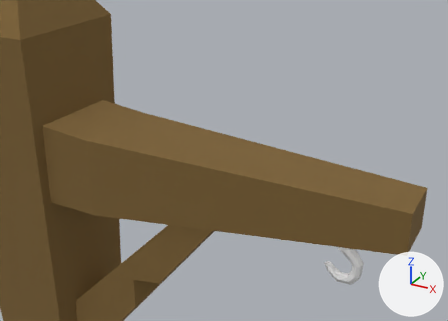
Two versions of the glTF model assets/models/lamp_post_2.glb, one commit apart.
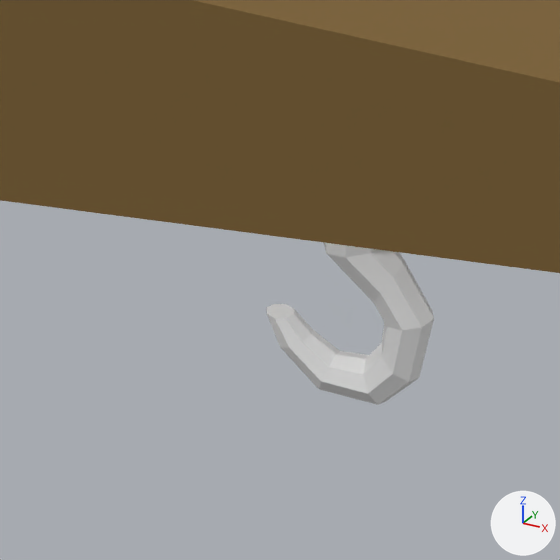
Old and new are each drawn from a camera (50 mm lens) standing at (1.312, -1.331, 4.338) and looking at (0.631, -0.092, 3.718) and again close up on the part from 59% to 88% of the width and 59% to 100% of the height. Arrows for +X, +Y and +Z are at lower right; the lights stay in place. Where no turn or scale is listed for an object, it has been applied to the vertices.
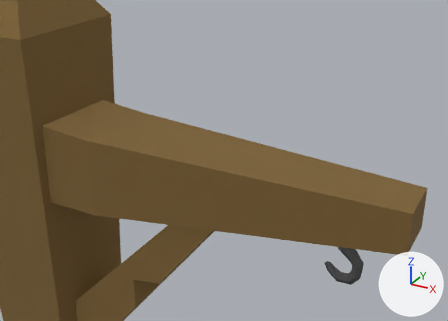
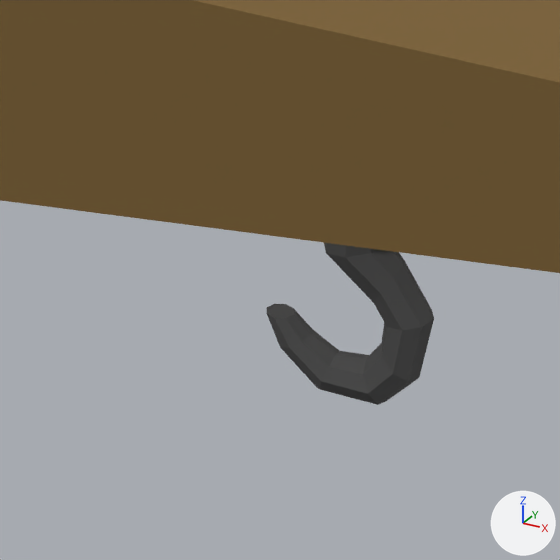
Boxes (x1, y1, x2, y2) around the edits, measured in the close-ups (560 x 560 px):
'Cylinder', recoloured: (267, 243, 434, 405) in both

The edits, one by one:
Material 'metal.001' (mat_metal_001) is new.
Its base color is (0.0749, 0.0749, 0.0749) (dark grey #4d4d4d).
Its roughness is 1.0.
me_cylinder has 80 vertices, 162 faces and spans x -0.05..0.05, y -0.019..0.019, z -0.14..0.019.
me_cylinder now uses material mat_metal_001 (dark grey #4d4d4d).
